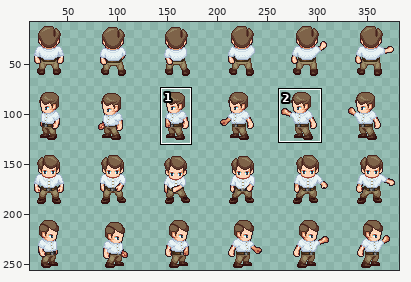
A sprite sheet gets an edit: Assets/Sprites/character/professor_slash.png. The first picture is a wide view before the edit; the outline marks the close-up.
Close-up. Before the edit:
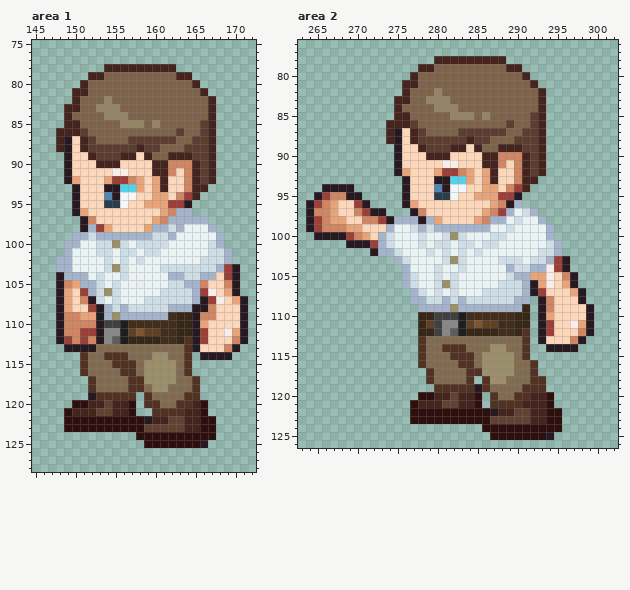
The file is 384x256 pixels. Colours within 5 levels of each other are drawn and written as one. Shown: area 1: x 145..172, y 75..128; area 2: x 263..302, y 76..126. The wide view leaves out empty margins. The commit also changed other parts of the picture, which this record leaves out.
After the commit:
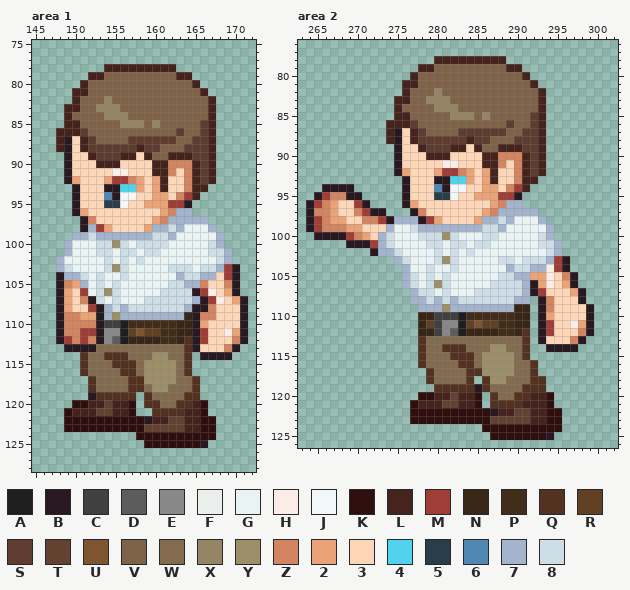
Palette (. is transparent): A #1e1e1e  B #281820  C #404040  D #5c5c5c  E #888888  F #ebefec  G #e9f3f4  H #fbece6  J #f2f8f9  K #2f0f0e  L #46231c  M #9e3e37  N #382716  P #422d1a  Q #533222  R #604124  S #5e3c2f  T #644232  U #7d5531  V #7e6349  W #836b4f  X #968564  Y #9d8f69  Z #d28560  2 #eaa377  3 #fdd5b7  4 #50d4ec  5 #293d4b  6 #5187b3  7 #a4b4cd  8 #cedee7
Diff:
Changed rows in their new state; - is an unchanged pixel.
Area 1:
first column x 149:
100 -G-----------------
102 G----------------GG
103 8-----------G---G--
104 --8----------G-----
105 ---G---------------
106 ---G------------B--
108 -------------88----
109 -------------77----
Area 2:
first column x 278:
 96 -----------7----
 97 ----------7-77--
 98 -M------7-87G---
 99 -7------887G----
100 -88Y8G--8-G----8
101 G8-G8-G8-G-----8
102 -G8G8G8G-------G
103 --8Y8G------G8--
104 -8G-8G----------
105 -8G8G-----8-----
106 -8Y8G----8------
107 -8G8G--8--------
108 --7878----------
109 ---Y7-------N---
Pixel boxes of the changes (left, top, right, bottom) in both close-ups:
changed: (64, 240, 96, 296)
changed: (160, 256, 216, 320)
changed: (418, 200, 546, 312)
